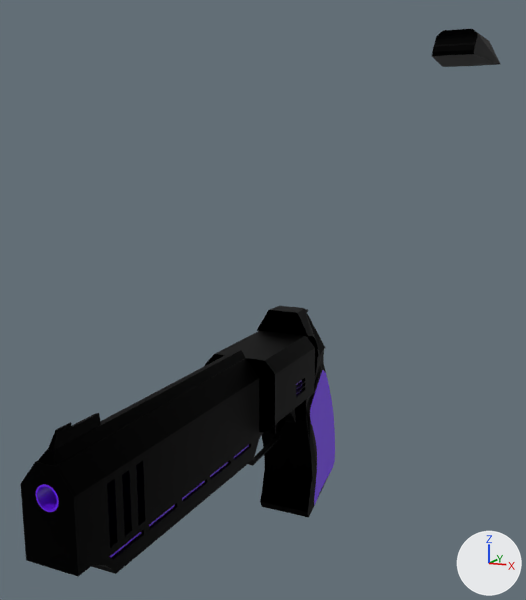
The Blender file Blender/revolver2.blend as it was, and as the next commit left it.
Before and after are seen from a 50 mm camera at (3.0, -3.1, 4.61) aimed at (0.37, 2.45, 3.33). The axes (+X, +Y, +Z) are drawn at lower right. The lights are the same throughout.
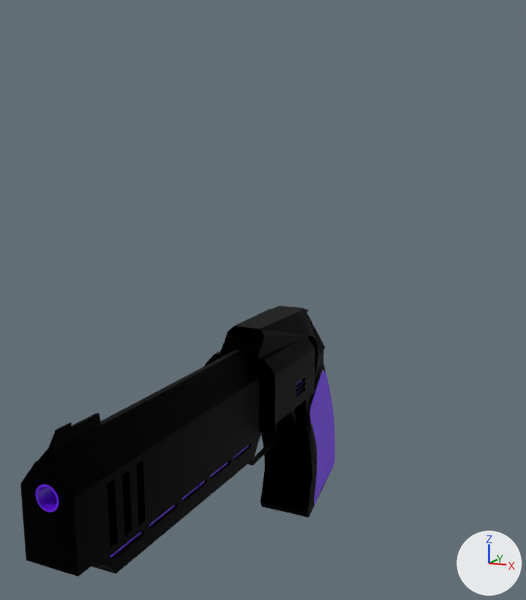
Where the change shows, as pixel boxes (x1, y1, x2, y2) in the pictures (526 x 600 px):
'Cube.004', moved: before (432, 29, 500, 67); after (220, 309, 309, 359)
'Cube.005', unchanged, covered by the edit: before (256, 306, 325, 357); after (272, 306, 325, 357)

The change, as a list of edits to the scene's bpy script:
```text
Change ob_cube_004:
    ob_cube_004.location: (2.308, 5.278, 5.033) -> (0.781, 3.865, 2.294)
```
